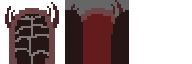
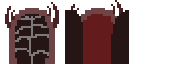
Before/after of a 192 × 64 layered artwork. What changed in the layer stack:
hid "Layer 2" over <box>65,0,129,16</box>
